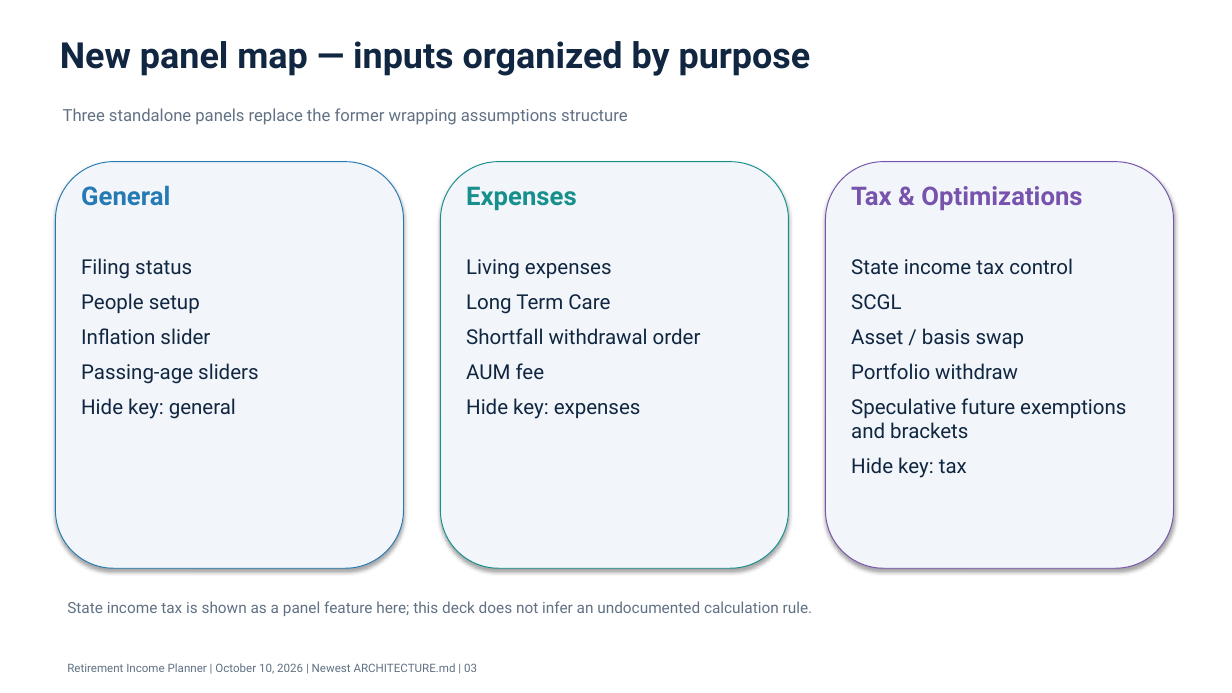
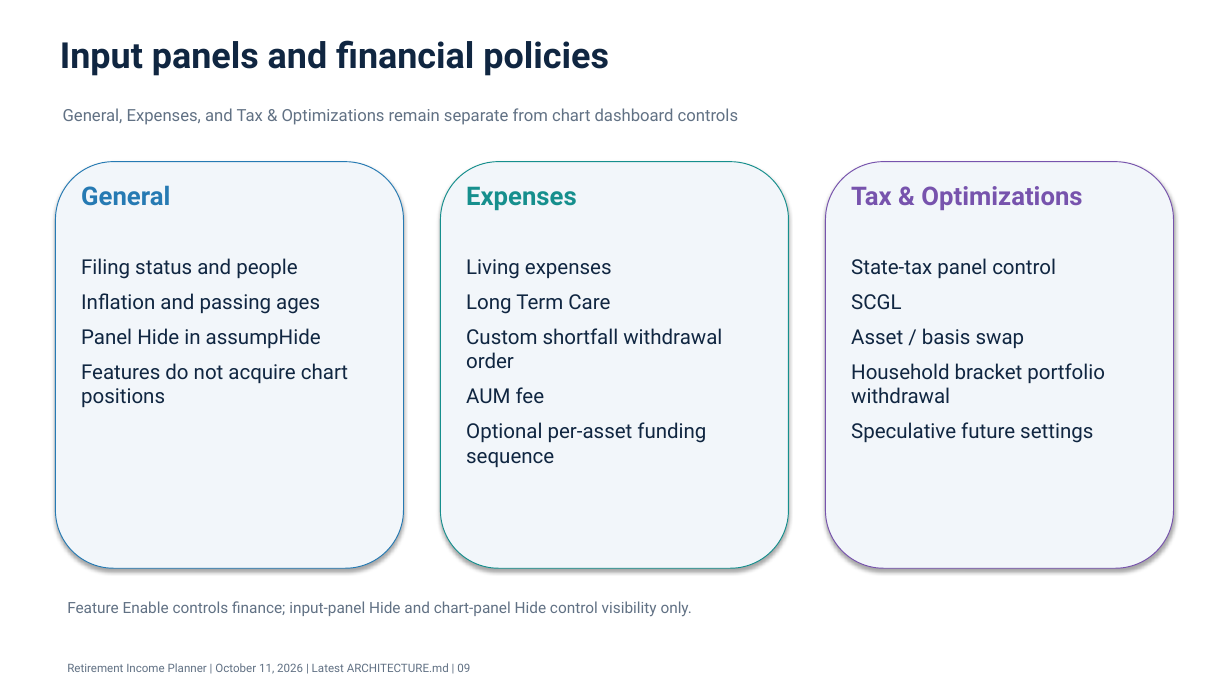
Before and after one commit to howardc64/retirefin, a slide deck: slide 9 of docs/retirement_income_planner_architecture.pptx (slide 3 before the commit). Drawn at 1232x693 pixels with LibreOffice and Linux fonts; fonts in the diff are those of the drawing. Boxes give left, top, right and bottom in pixels: in the first picture for what was removed or moved away, otherwise in the second. Text is boxed around its words. In the diff, an @@ line names an element or a change of style, - is before the commit and + after.

```diff
--- a/docs/retirement_income_planner_architecture.pptx
+++ b/docs/retirement_income_planner_architecture.pptx
@@ text at (60,40,609,76): text changed @@
-New panel map — inputs organized by purpose
+Input panels and financial policies
@@ text at (63,108,738,125): text changed @@
-Three standalone panels replace the former wrapping assumptions structure
+General, Expenses, and Tax & Optimizations remain separate from chart dashboard controls
@@ text at (81,258,348,407): text changed @@
-Filing status
-People setup
-Inflation slider
-Passing-age sliders
-Hide key: general
+Filing status and people
+Inflation and passing ages
+Panel Hide in assumpHide
+Features do not acquire chart positions
@@ text at (851,258,1056,278): text changed @@
-State income tax control
+State-tax panel control
@@ text at (466,328,722,368): text changed @@
-Shortfall withdrawal order
+Custom shortfall withdrawal order
@@ text at (851,363,1105,443): text changed @@
-Portfolio withdraw
-Speculative future exemptions and brackets
-Hide key: tax
+Household bracket portfolio withdrawal
+Speculative future settings
@@ text at (466,422,706,467): text changed @@
-Hide key: expenses
+Optional per-asset funding sequence
@@ text at (67,601,693,616): text changed @@
-State income tax is shown as a panel feature here; this deck does not infer an undocumented calculation rule.
+Feature Enable controls finance; input-panel Hide and chart-panel Hide control visibility only.
@@ text at (67,663,470,674): text changed @@
-Retirement Income Planner | October 10, 2026 | Newest ARCHITECTURE.md | 03
+Retirement Income Planner | October 11, 2026 | Latest ARCHITECTURE.md | 09
```
Also in this commit, not shown: 6 other slides changed, 7 slides added, 8 slides removed, 20 other files.
